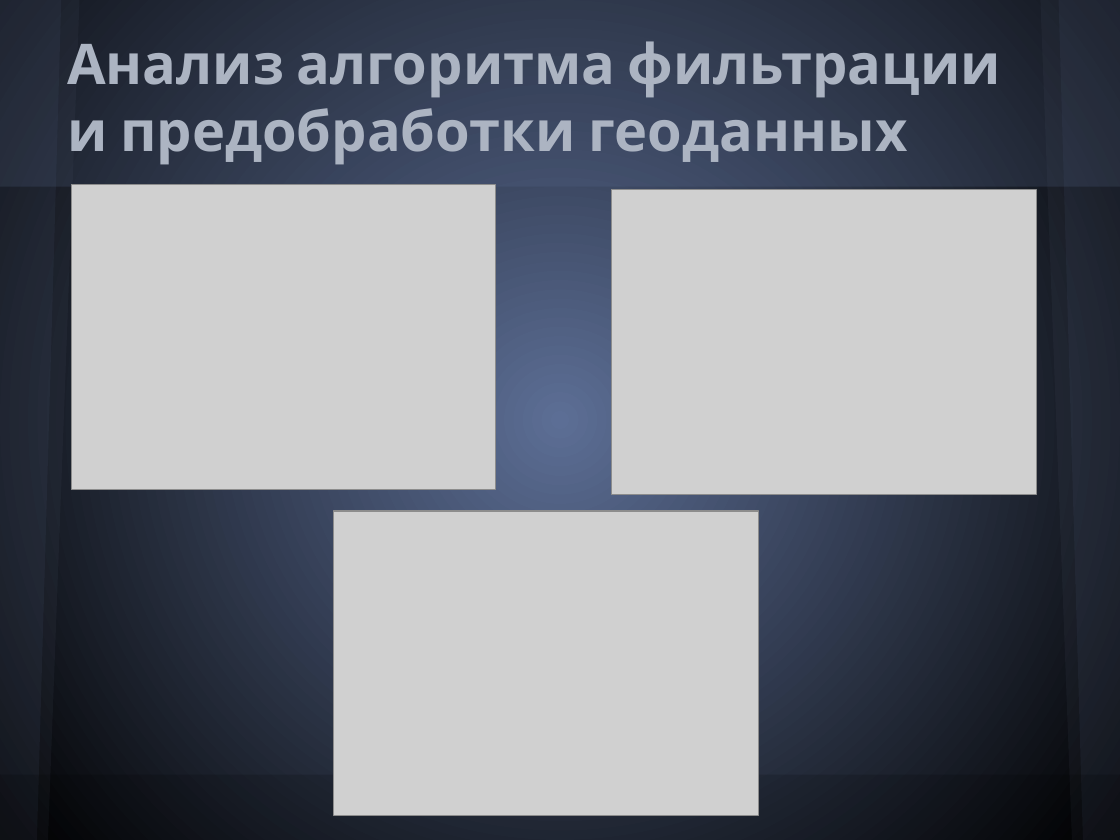
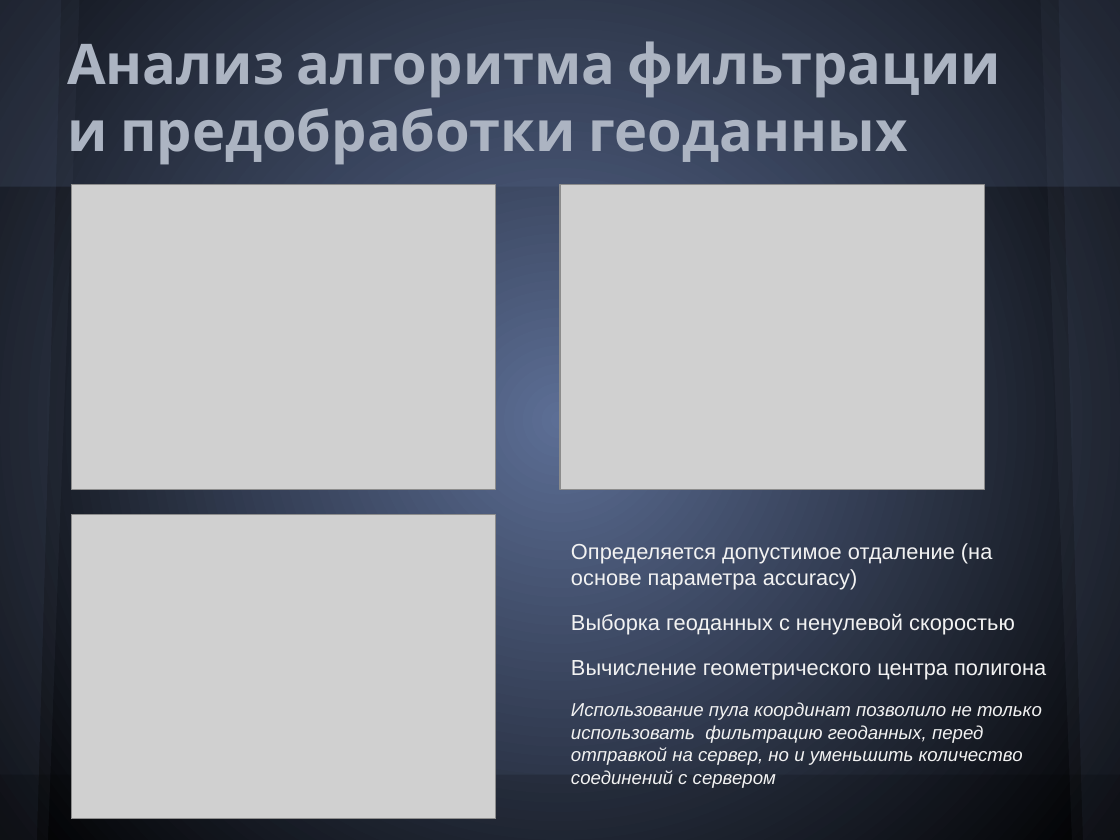
Before and after one commit to Melancholic/Coordinate-reports, a slide deck: slide 10 of Презентация.pptx (slide 6 before the commit). Drawn at 1120x840 pixels with LibreOffice and Linux fonts; fonts in the diff are those of the drawing; grey boxes stand for pictures. Boxes give left, top, right and bottom in pixels: in the first picture for what was removed or moved away, otherwise in the second. Text is boxed around its words. In the diff, an @@ line names an element or a change of style, - is before the commit and + after.

```diff
--- a/Презентация.pptx
+++ b/Презентация.pptx
@@ picture: place and size @@
-picture at [612, 190, 1036, 495]
+picture at [560, 185, 984, 489]
@@ picture: place and size @@
-picture at [334, 511, 758, 815]
+picture at [71, 514, 495, 819]
@@ text added at [571, 543, 1046, 788], 12 pt, text #F2F2F2, italic @@
+Определяется допустимое отдаление (на основе параметра accuracy)
+Выборка геоданных с ненулевой скоростью
+Вычисление геометрического центра полигона
+Использование пула координат позволило не только использовать фильтрацию геоданных, перед отправкой на сервер, но и уменьшить количество соединений с сервером
```
Also in this commit, not shown: 7 other slides changed, 2 slides added, 3 other files.
